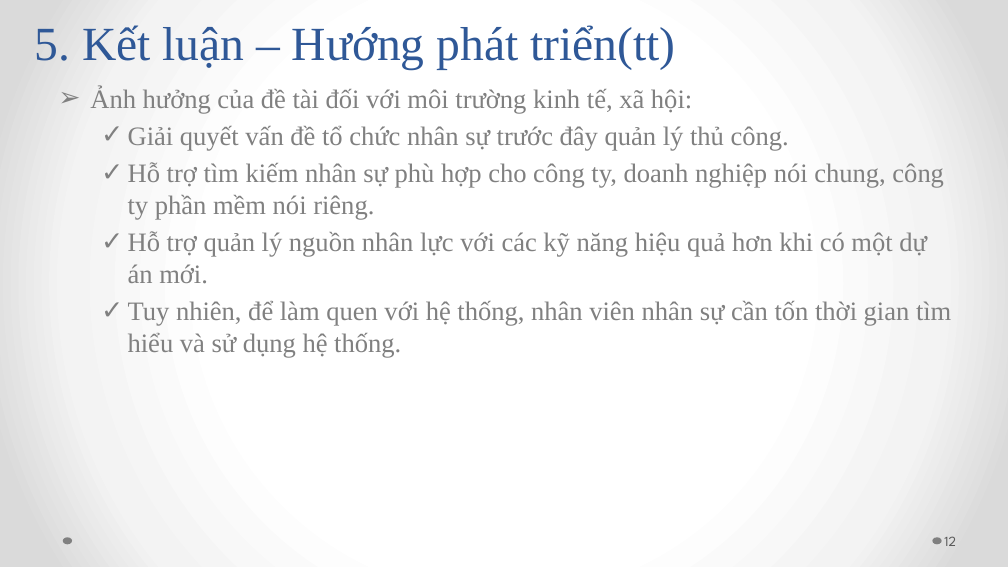
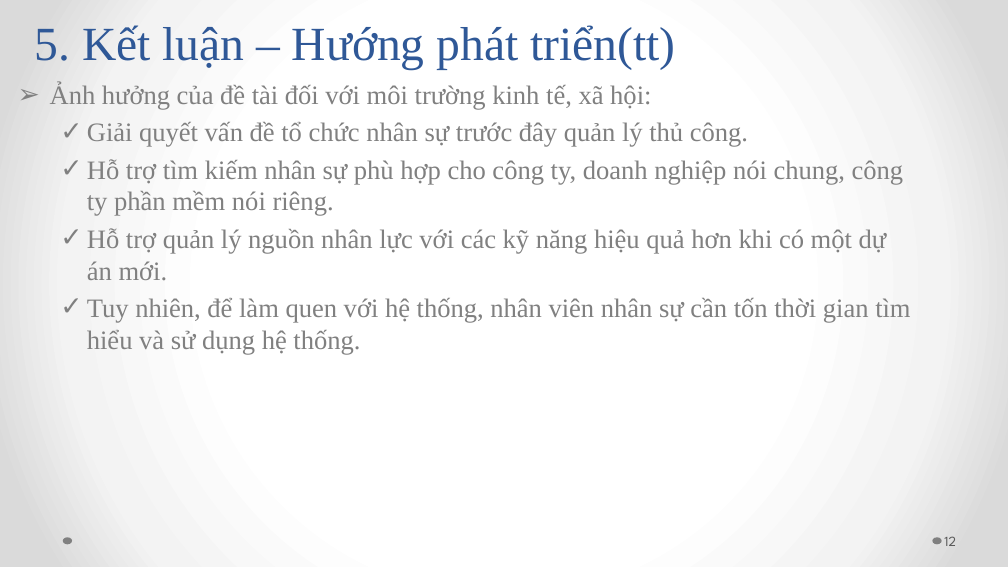
Before and after one commit to andy3520/intern-final-doc, a slide deck: slide 12 of doc/BAO_CAO-DO_AN_TOT_NGHIEP-SKILL_INVENTORY.pptx. Drawn at 1008x567 pixels with LibreOffice and Linux fonts; fonts in the diff are those of the drawing. Boxes give left, top, right and bottom in pixels: in the first picture for what was removed or moved away, otherwise in the second. Text is boxed around its words. In the diff, an @@ line names an element or a change of style, - is before the commit and + after.

```diff
--- a/doc/BAO_CAO-DO_AN_TOT_NGHIEP-SKILL_INVENTORY.pptx
+++ b/doc/BAO_CAO-DO_AN_TOT_NGHIEP-SKILL_INVENTORY.pptx
@@ text "Ảnh hưởng của đề tài ...": place and size @@
-text "Ảnh hưởng của đề tài ..." at (90, 87, 951, 358)
+text "Ảnh hưởng của đề tài ..." at (50, 83, 910, 355)
```
Also in this commit, not shown: 11 other slides changed, 2 other files.
